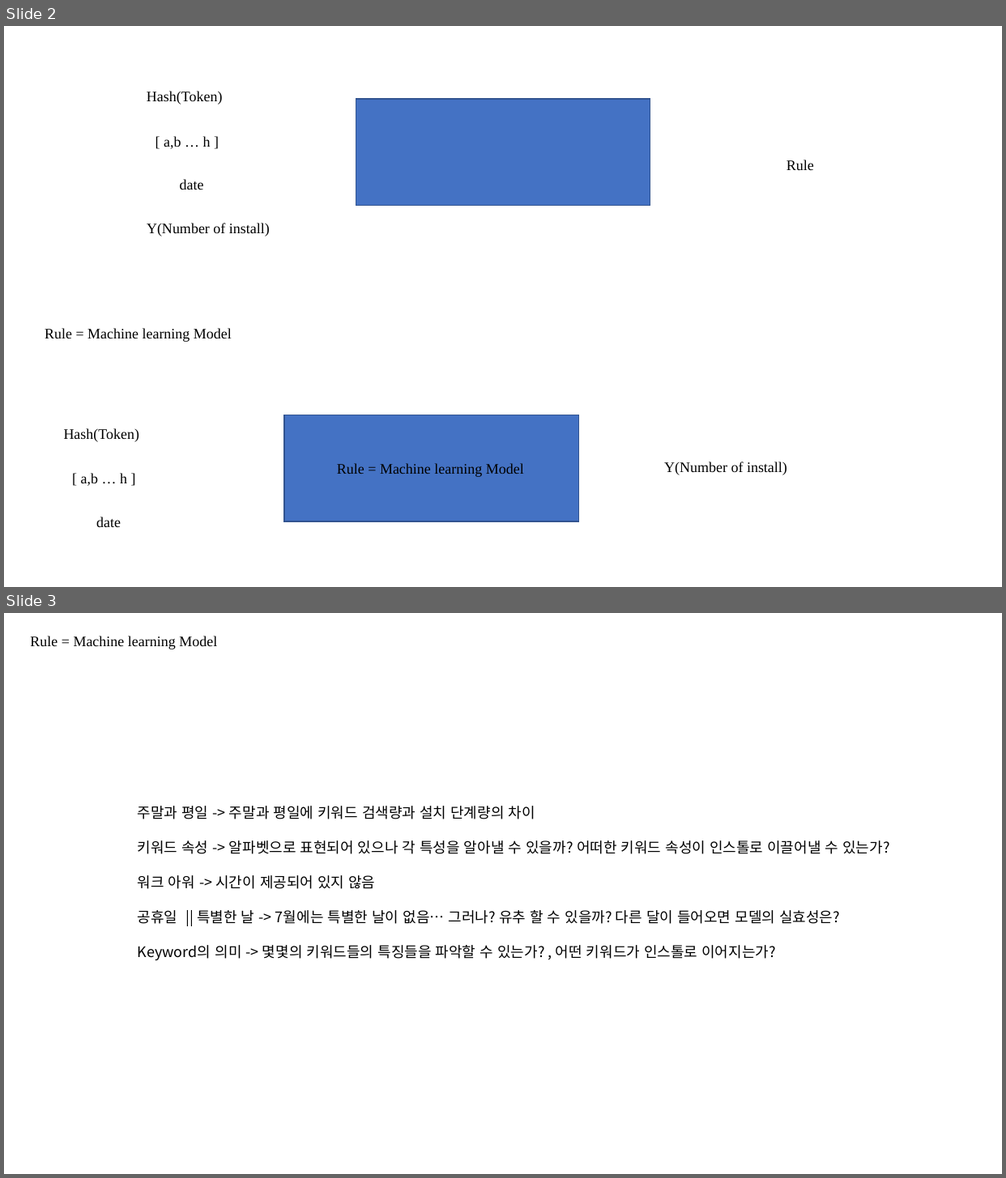
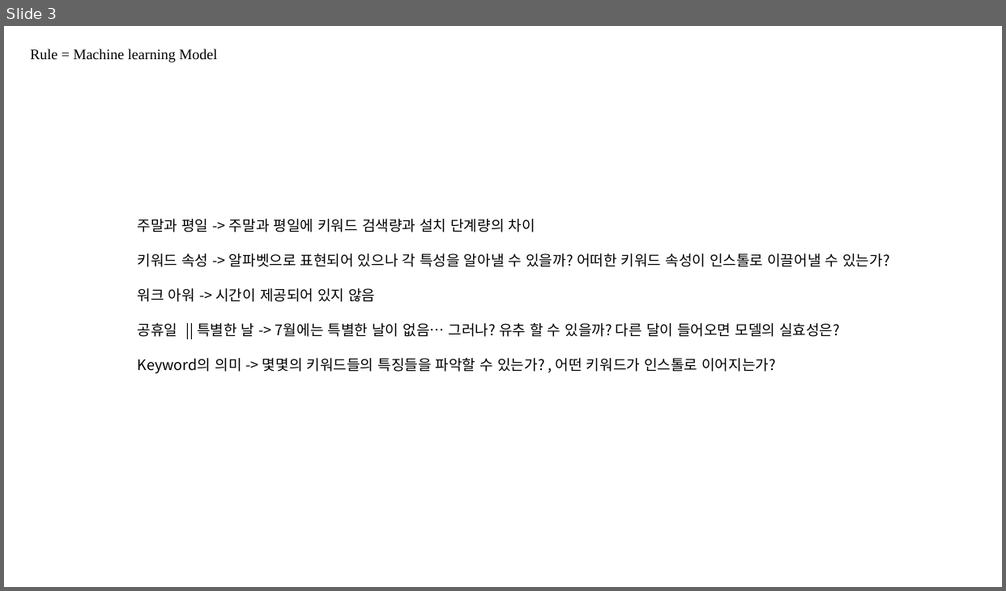
Before and after one commit to Noma-Libra/dataAnalysis, a slide deck: buzzni/figure.pptx. Shown one above the other, each under a label of ours: slides 2 and 3 before the commit, slide 3 after it. The pictures are 1006x1178 and 1006x591 pixels, drawn with LibreOffice and Linux fonts; fonts in the diff are those of the drawing. Boxes give left, top, right and bottom in pixels: in the first picture for what was removed or moved away, otherwise in the second. Text is boxed around its words. In the diff, an @@ line names an element or a change of style, - is before the commit and + after.

```diff
--- a/buzzni/figure.pptx
+++ b/buzzni/figure.pptx
@@ slide 2 removed at [4,26,1002,587], background #FFFFFF @@
@@ text removed at [147,91,223,105] @@
-Hash(Token)
@@ rectangle removed at [356,99,651,206] @@
@@ text removed at [164,136,211,149] @@
-[ a,b … h ]
@@ text removed at [786,160,814,170] @@
-Rule
@@ text removed at [180,179,204,190] @@
-date
@@ text removed at [147,223,270,237] @@
-Y(Number of install)
@@ text removed at [44,328,232,342] @@
-Rule = Machine learning Model
@@ text removed at [64,429,140,442] @@
-Hash(Token)
@@ rectangle removed at [284,416,579,523] @@
@@ text removed at [664,462,787,476] @@
-Y(Number of install)
@@ text removed at [81,473,127,486] @@
-[ a,b … h ]
@@ text removed at [337,463,524,477] @@
-Rule = Machine learning Model
@@ text removed at [96,517,121,527] @@
-date
```
Also in this commit, not shown: 2 slides added, 1 other slide removed, 31 other files.
